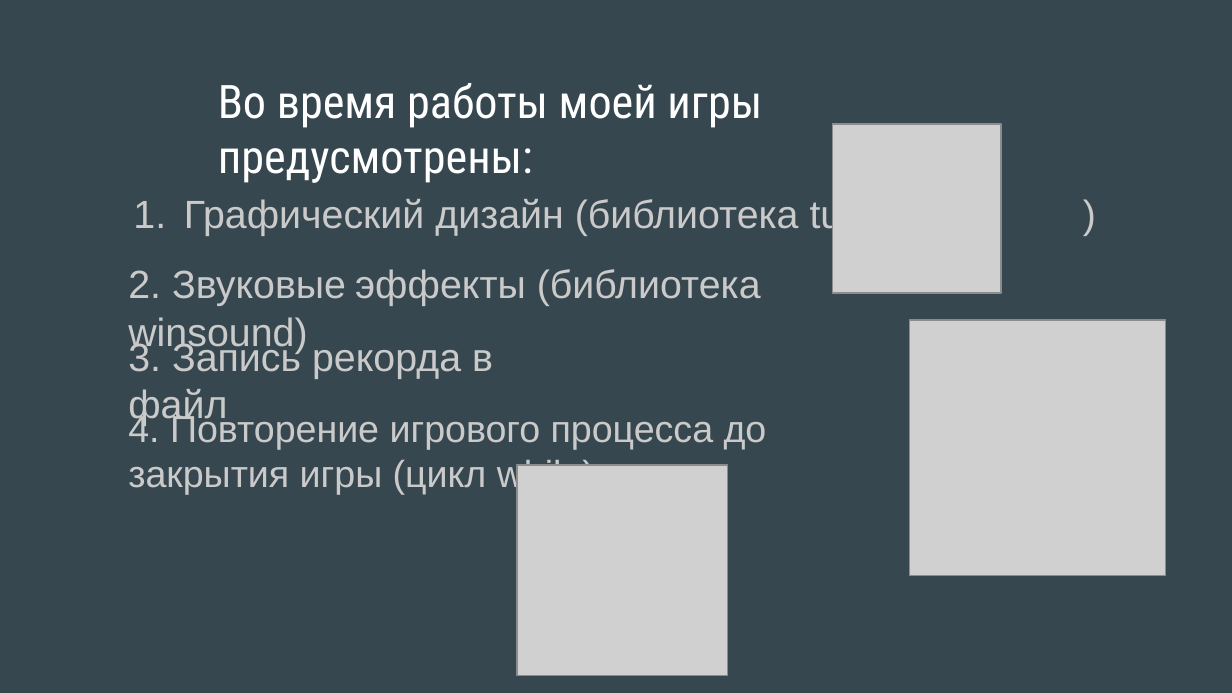
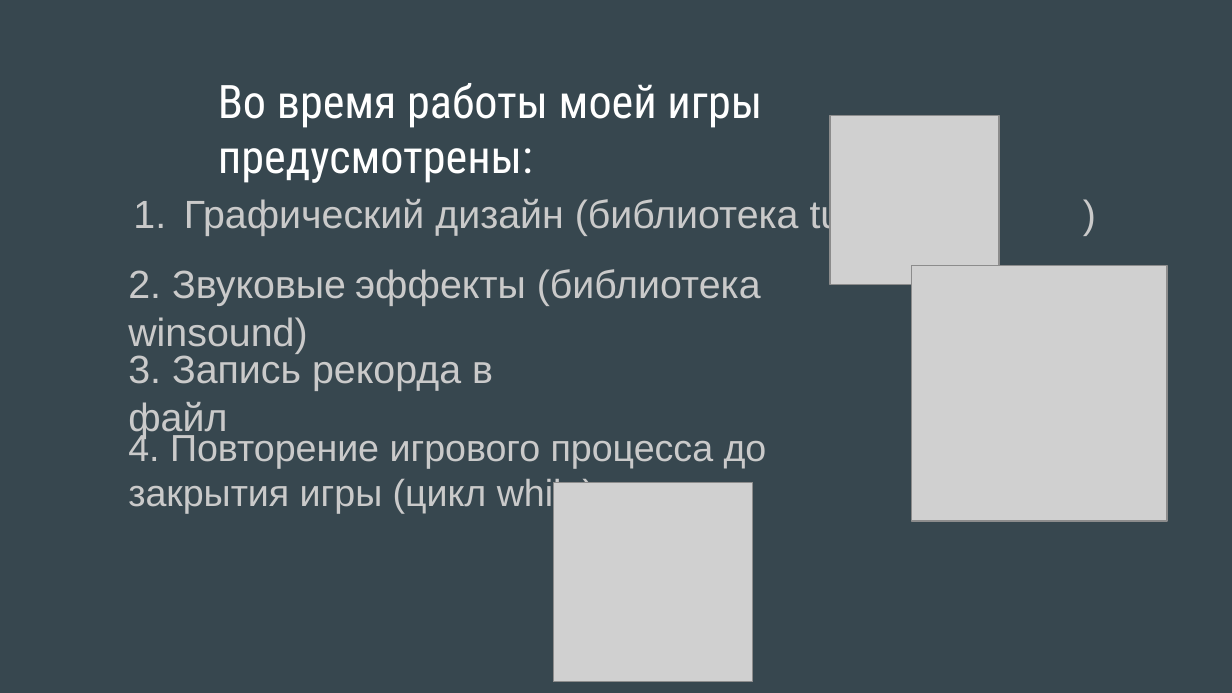
Before and after one commit to SchoolCodeMumladze/Game_Snake, a slide deck: slide 3 of Игра “Змейка”.pptx. Drawn at 1232x693 pixels with LibreOffice and Linux fonts; fonts in the diff are those of the drawing; grey boxes stand for pictures. Boxes give left, top, right and bottom in pixels: in the first picture for what was removed or moved away, otherwise in the second. Text is boxed around its words. In the diff, an @@ line names an element or a change of style, - is before the commit and + after.

```diff
--- a/Игра “Змейка”.pptx
+++ b/Игра “Змейка”.pptx
@@ picture: place and size @@
-picture at [832, 124, 1000, 293]
+picture at [830, 116, 999, 285]
@@ picture: place and size @@
-picture at [909, 320, 1165, 577]
+picture at [912, 265, 1168, 521]
@@ text "3. Запись рекорда в файл": place and size @@
-text "3. Запись рекорда в файл" at [128, 340, 493, 426]
+text "3. Запись рекорда в файл" at [128, 352, 493, 438]
@@ text "4. Повторение игрового процесса до ...": place and size @@
-text "4. Повторение игрового процесса до ..." at [128, 412, 767, 494]
+text "4. Повторение игрового процесса до ..." at [128, 431, 767, 513]
@@ picture: place and size @@
-picture at [517, 466, 728, 676]
+picture at [553, 483, 753, 683]
```
Also in this commit, not shown: 5 other slides changed, 4 other files.
